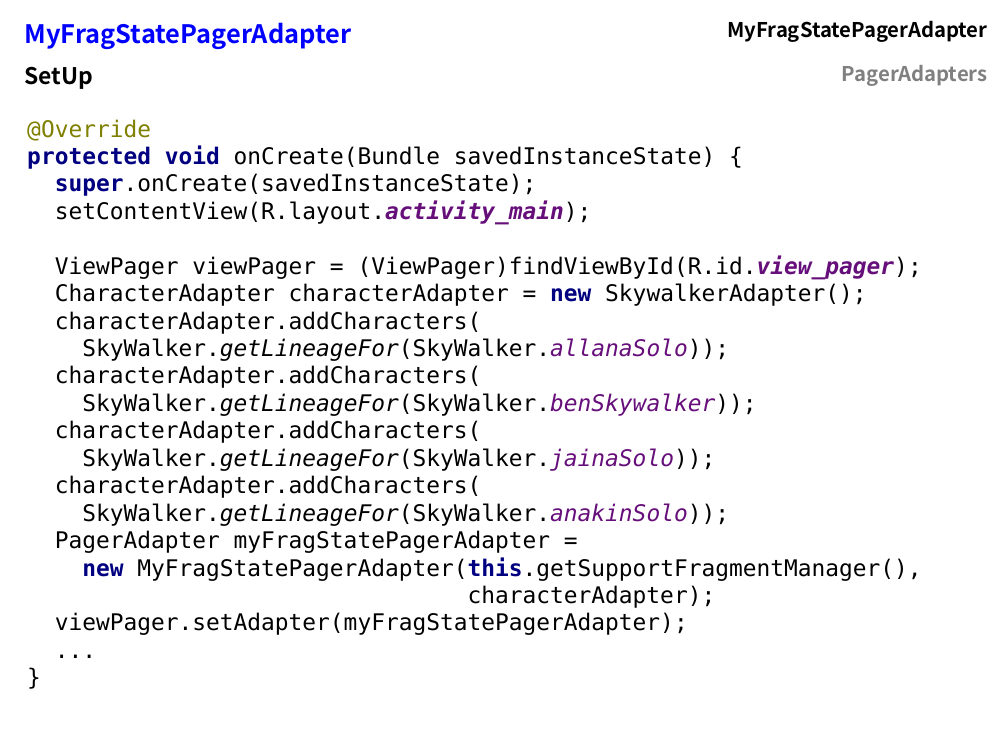
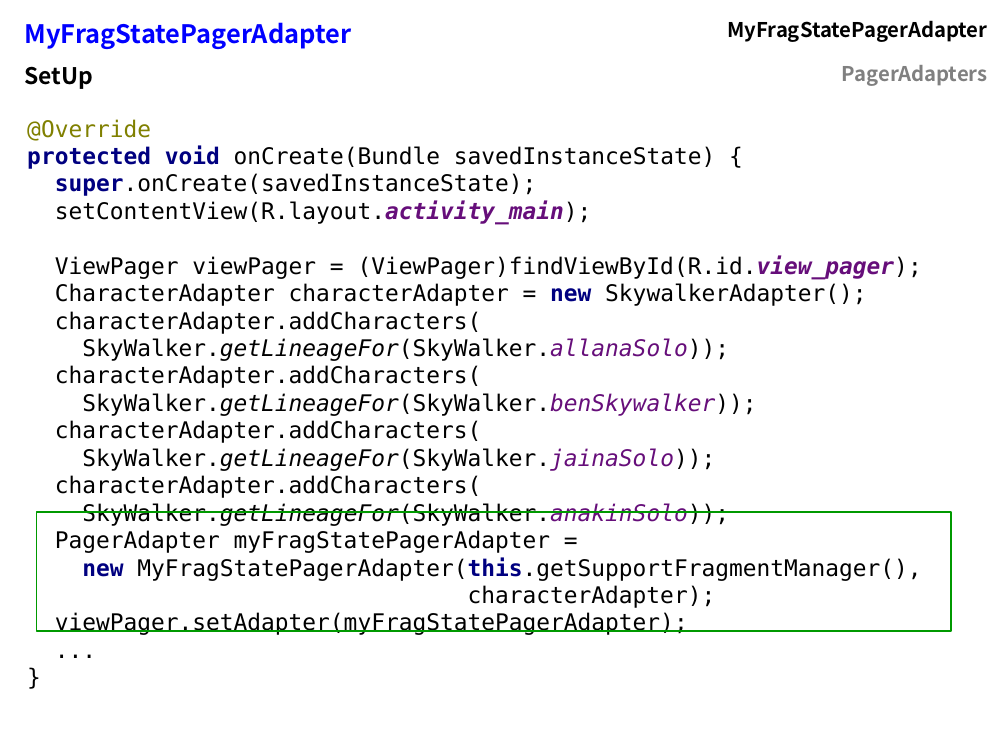
Before and after one commit to flocela/PagerAdaptersHandouts, a slide deck: slide 41 of PagerAdapterPresentation.odp (slide 39 before the commit). Drawn at 1008x756 pixels with LibreOffice and Linux fonts; fonts in the diff are those of the drawing. Boxes give left, top, right and bottom in pixels: in the first picture for what was removed or moved away, otherwise in the second. Text is boxed around its words. In the diff, an @@ line names an element or a change of style, - is before the commit and + after.

```diff
--- a/PagerAdapterPresentation.odp
+++ b/PagerAdapterPresentation.odp
@@ rectangle added at (x1=37, y1=512, x2=951, y2=631), outline #009900 1.45 pt @@
```
Also in this commit, not shown: 16 other slides changed, 8 slides added, 4 slides removed, 2 other files.
